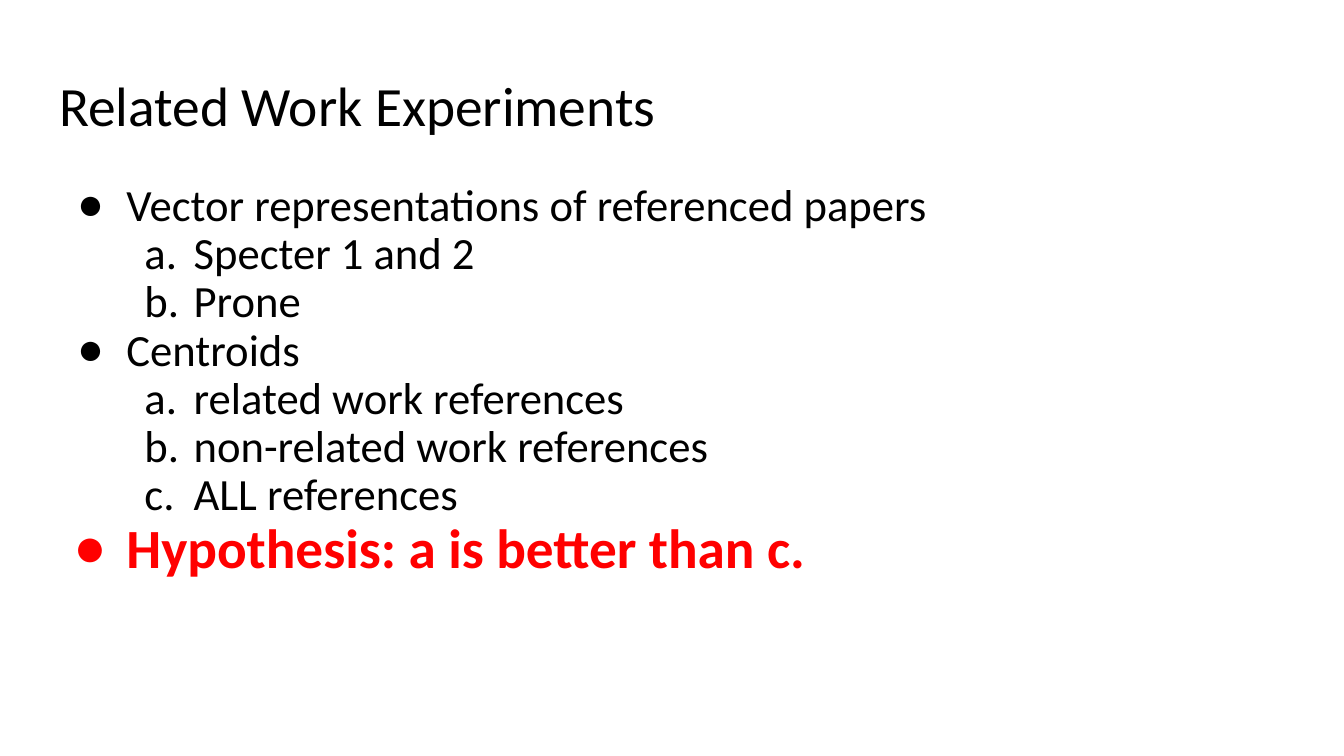
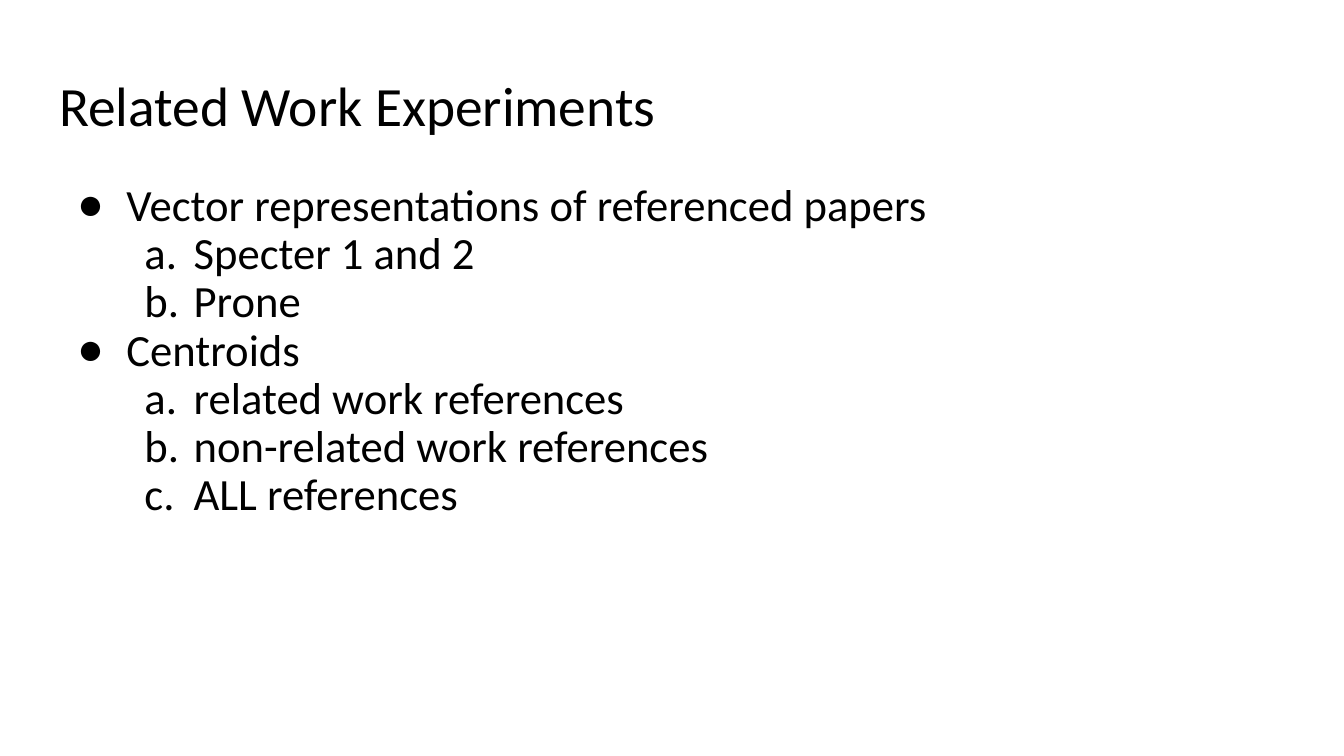
Before and after one commit to kwchurch/JSALT_Better_Together, a slide deck: slide 18 of slides/final_presentation_draft/Experiments/Related_Work_Hypothesis_final.pptx. Drawn at 1344x756 pixels with LibreOffice and Linux fonts; fonts in the diff are those of the drawing. Boxes give left, top, right and bottom in pixels: in the first picture for what was removed or moved away, otherwise in the second. Text is boxed around its words. In the diff, an @@ line names an element or a change of style, - is before the commit and + after.

```diff
--- a/slides/final_presentation_draft/Experiments/Related_Work_Hypothesis_final.pptx
+++ b/slides/final_presentation_draft/Experiments/Related_Work_Hypothesis_final.pptx
@@ text at (x1=126, y1=529, x2=805, y2=577): paragraph removed @@
-● Hypothesis: a is better than c.
```
Also in this commit, not shown: 7 other slides changed, 1 slide added.
